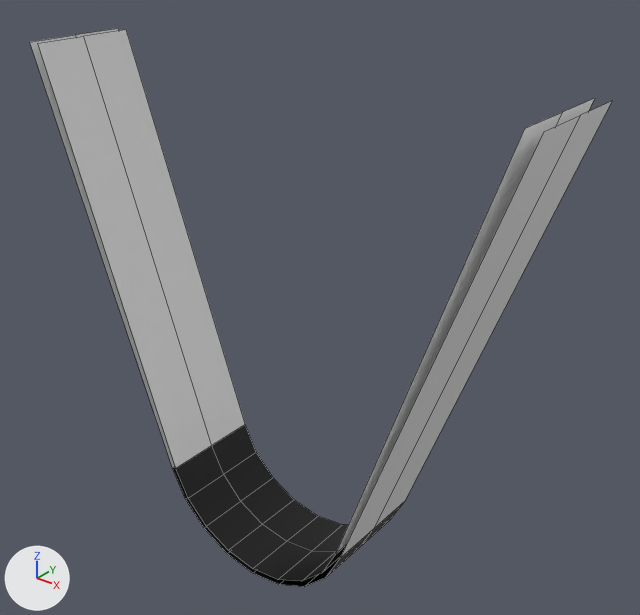
The Blender file WrongAnswer_JamOn2023/Assets/Graphics/Blender/untitled.blend: old version first, new version second.
The view is the same before and after, from a camera (50 mm lens) standing at (4.2, -4.77, 4.49) and looking at (0.17, 0.27, 1.36). The lights are fixed; the arrows at lower left show +X, +Y and +Z. Mesh edges are drawn as thin lines.

The first picture shows 'Der', 'Izq', 'Road'.
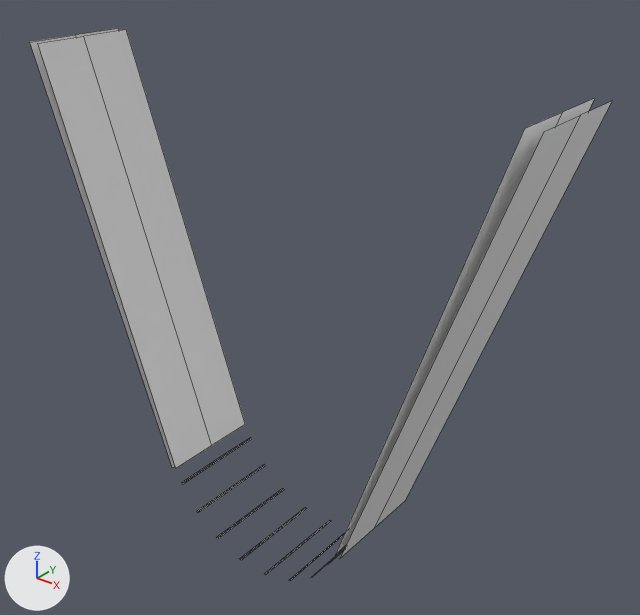
Commit message: carretera neones

Boxes [x1, y1, x2, y2] around the edits, measured in the pictures (640 x 615 px):
'Road', hidden (black): before [173, 425, 405, 587]
'Neones', added: after [182, 437, 345, 581]

Edits to the bpy script that builds the scene:
```text
Add mat_material_005:
    mat_material_005 = principled_material('Material.005')
    mat_material_005.base_color = (0.0, 0.0, 0.0)  # black #000000
Add me_cylinder_005:
    me_cylinder_005.from_pydata(...)  # 32 vertices, 8 faces; spans x -0.84..0.84, y -0.93..-0.42, z 0.0..1.0
    me_cylinder_005.polygons.foreach_set('use_smooth', [True] * 8)
    me_cylinder_005.materials.append(mat_material_005)  # black #000000
Change ob_road:
    add ob_road.hide_set(True)
Add ob_neones:
    ob_neones = bpy.data.objects.new('Neones', me_cylinder_005)
    ob_neones.location = (0.0, 0.0, 0.0)
    ob_neones.rotation_euler = (1.571, 0.0, 0.0)  # degrees (90, 0, 0)
    ob_neones.scale = (1.0, 1.0, 0.456)
    _m = ob_neones.modifiers.new('Mirror', 'MIRROR')
    _m.use_axis = (False, False, True)
```
